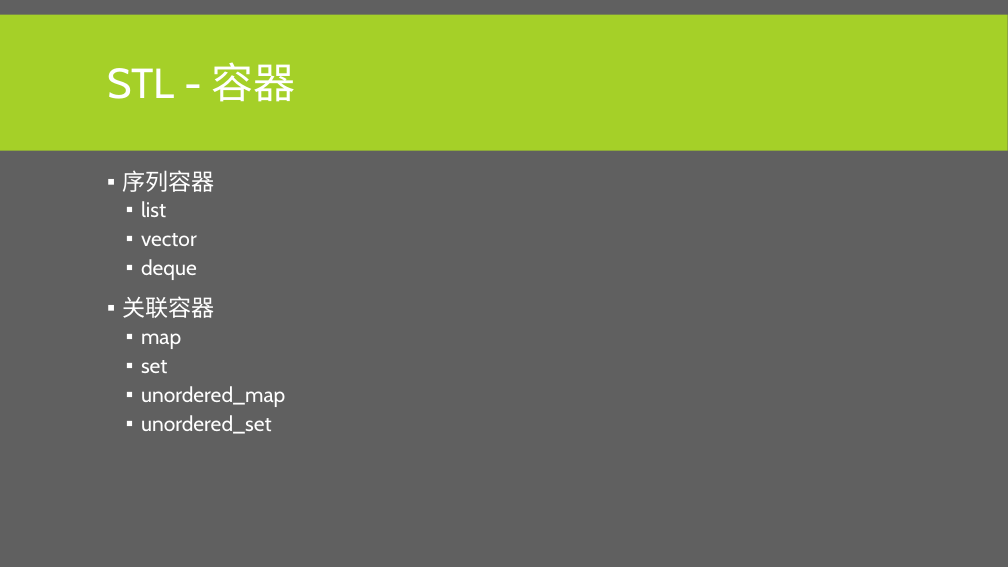
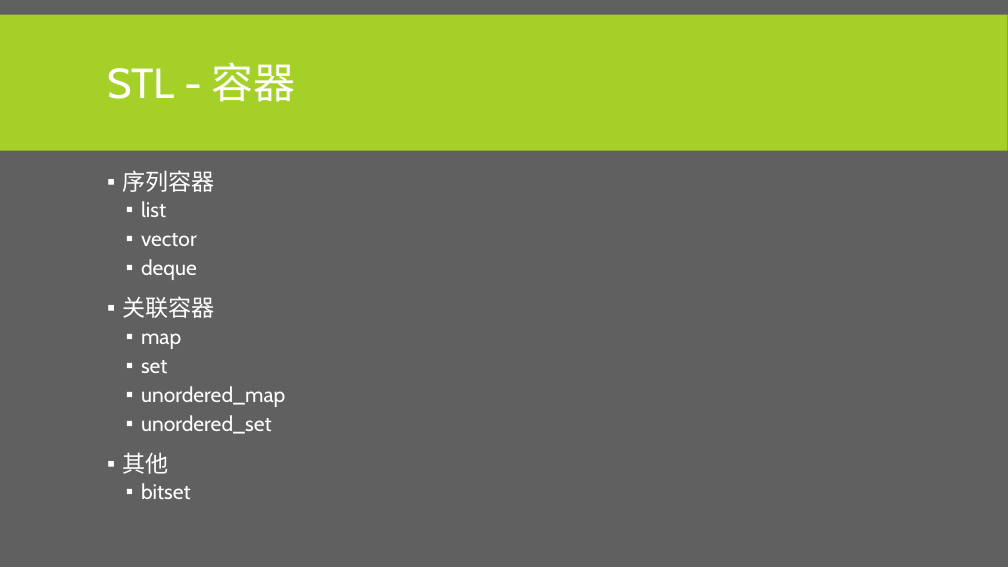
Before and after one commit to albertclass/Lessons, a slide deck: slide 49 of advance c++/courseware.pptx (slide 48 before the commit). Drawn at 1008x567 pixels with LibreOffice and Linux fonts; fonts in the diff are those of the drawing. Boxes give left, top, right and bottom in pixels: in the first picture for what was removed or moved away, otherwise in the second. Text is boxed around its words. In the diff, an @@ line names an element or a change of style, - is before the commit and + after.

```diff
--- a/advance c++/courseware.pptx
+++ b/advance c++/courseware.pptx
@@ text at [122, 452, 191, 499]: paragraphs added @@
+▪ 其他
+  ▪ bitset
```
Also in this commit, not shown: 6 other slides changed, 1 slide added, 4 other files.
